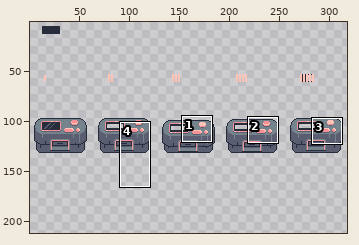
File history of a sprite sheet, Assets/Art/Sprites/Printer/Printer.png. Above: a wide view before the commit, with the close-up outlined.
Close-up. Old version:
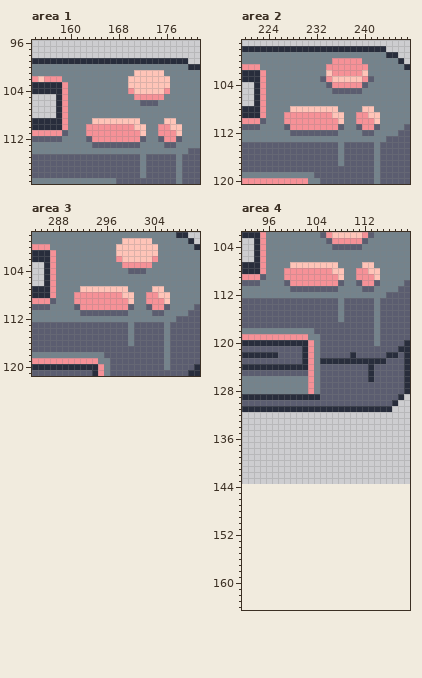
The file is 320x144 pixels. Shown: area 1: x 154..181, y 96..119; area 2: x 220..247, y 97..120; area 3: x 284..311, y 98..121; area 4: x 92..119, y 102..164. The old version is drawn lined up with the new one, on the new canvas. The wide view leaves out empty margins. The commit also changed other parts of the picture, which this record leaves out.
Once edited:
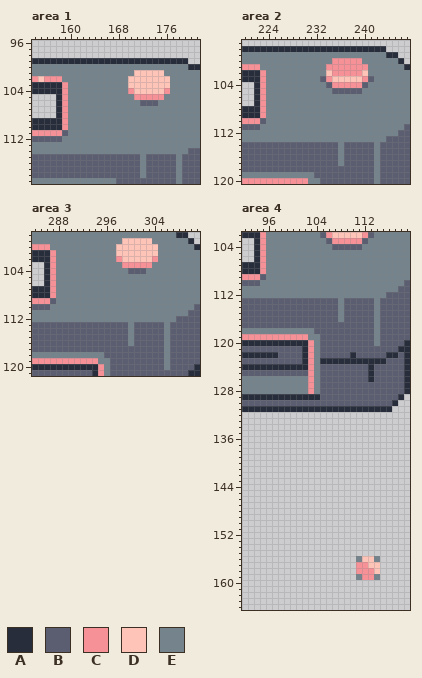
Palette (. is transparent): A #282d3c  B #5b5d70  C #f69197  D #ffc4b8  E #74838c
The exact change:
canvas 320x144 -> 320x240
Area 1:
Colour B becomes colour E in row 112 at x 163, 172, 175 and 178; in row 113 at x 164 to 171 and 176 to 177.
Colour C becomes colour E in row 110 at x 163 to 170 and 175 to 176; in row 111 at x 163 to 171 and 175 to 177; in row 112 at x 164 to 171 and 176 to 177.
Colour D becomes colour E in row 109 at x 164 to 171 and 176 to 177; in row 110 at x 171 to 172 and 177 to 178; in row 111 at x 172 and 178.
Area 2:
Colour B becomes colour E in row 111 at x 227, 236, 239 and 242; in row 112 at x 228 to 235 and 240 to 241.
Colour C becomes colour E in row 109 at x 227 to 234 and 239 to 240; in row 110 at x 227 to 235 and 239 to 241; in row 111 at x 228 to 235 and 240 to 241.
Colour D becomes colour E in row 108 at x 228 to 235 and 240 to 241; in row 109 at x 235 to 236 and 241 to 242; in row 110 at x 236 and 242.
Area 3:
Colour B becomes colour E in row 110 at x 291, 300, 303 and 306; in row 111 at x 292 to 299 and 304 to 305.
Colour C becomes colour E in row 108 at x 291 to 298 and 303 to 304; in row 109 at x 291 to 299 and 303 to 305; in row 110 at x 292 to 299 and 304 to 305.
Colour D becomes colour E in row 107 at x 292 to 299 and 304 to 305; in row 108 at x 299 to 300 and 305 to 306; in row 109 at x 300 and 306.
Area 4:
The author put colour C in row 157 at x 111 to 112; in row 158 at x 111 to 113; in row 159 at x 112 to 113.
The author put colour D in row 156 at x 112 to 113; in row 157 at x 113 to 114; in row 158 at x 114.
The author put colour E in row 156 at x 111 and 114; in row 159 at x 111 and 114.
Colour B becomes colour E in row 110 at x 99, 108, 111 and 114; in row 111 at x 100 to 107 and 112 to 113.
Colour C becomes colour E in row 108 at x 99 to 106 and 111 to 112; in row 109 at x 99 to 107 and 111 to 113; in row 110 at x 100 to 107 and 112 to 113.
Colour D becomes colour E in row 107 at x 100 to 107 and 112 to 113; in row 108 at x 107 to 108 and 113 to 114; in row 109 at x 108 and 114.
Pixel boxes of the changes (left, top, right, bottom) in both close-ups:
changed: (86, 118, 182, 148)
changed: (284, 106, 380, 136)
changed: (74, 286, 170, 316)
changed: (284, 262, 380, 292)
added: (356, 556, 380, 580)
